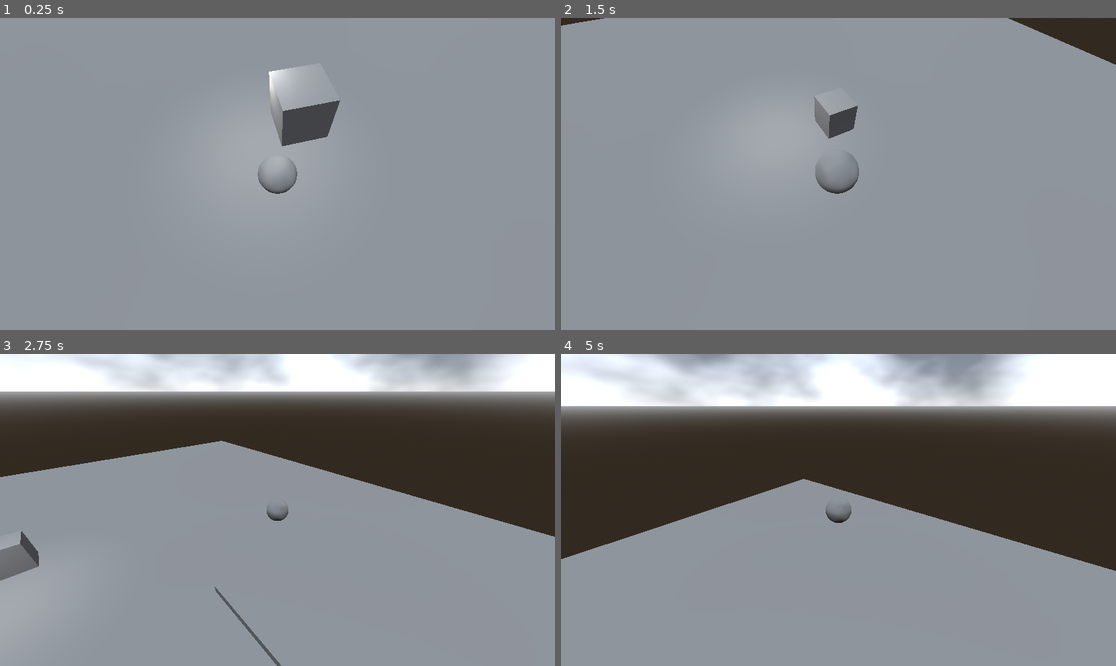
Above: before the commit, frames 1-4 (two rows, left to right).
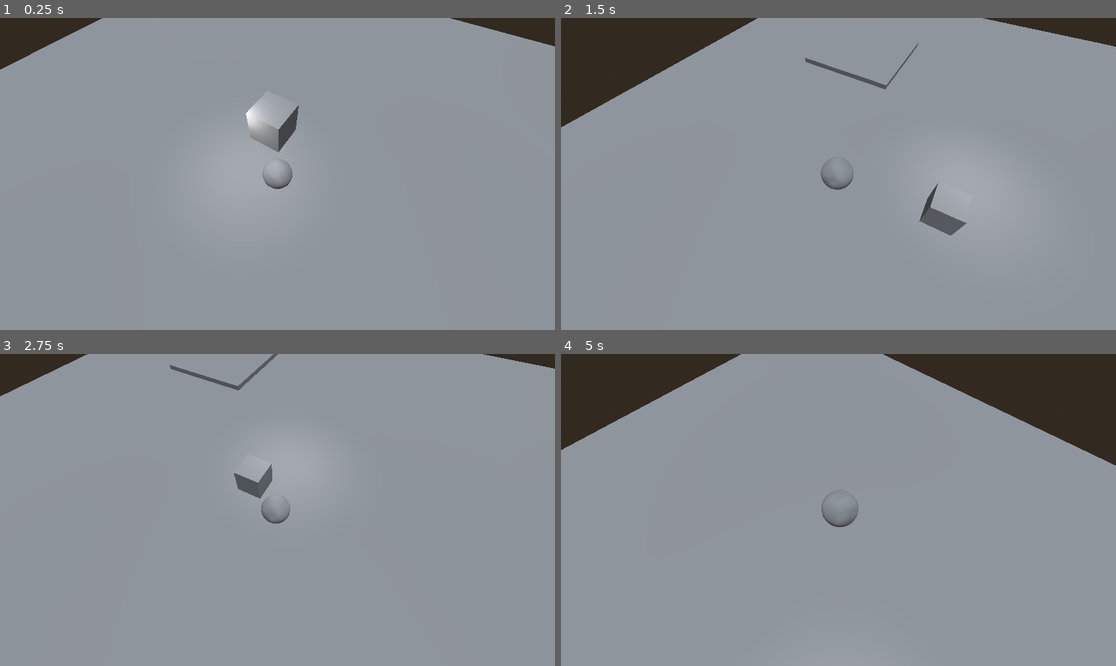
Above: after the commit, the same moments.

Repository: sjgillGit/GWJ-68
Game: Godot game, scene res://Scenes/3d_move_template.tscn
The game is run twice, just before and just after one commit, with the same random seed, the same clock (stepped at 60 frames per second) and the same inputs. The project has no main scene, so this scene is started directly.
Inputs:
- Up to frame 1 (0.25 s): no input
- Up to frame 2 (1.5 s): hold D (move_right) 0.53-1.28 s; tap Shift (move_sprint) at 0.6, 1.35 s; tap Space (move_jump) at 0.77 s; hold S (move_down) from 1.28 s (still down)
- Up to frame 3 (2.75 s): tap Space (move_jump) at 1.52 s; release S (move_down) at 2.03 s; hold D (move_right) from 2.03 s (still down); tap Shift (move_sprint) at 2.1 s
- Up to frame 4 (5 s): release D (move_right) at 2.78 s; hold W (move_up) 2.78-3.53 s; tap Shift (move_sprint) at 2.85, 3.6, 4.35 s; tap Space (move_jump) at 3.02, 3.77, 4.52 s; hold A (move_left) from 3.53 s (still down)

The runs differ from the first frame. In frame 1, 4.6% of the frame differs, in the area x 0-100%, y 0-57%; in frame 2, 8.2%; in frame 3, 39%; in frame 4, 52%, in the area x 0-100%, y 0-70%.

Commit message:
Player_Movement extracted camera-with-script to own scene. Now even more drag-n-droppable

Diff:
--- a/Scenes/3d_move_template.tscn
+++ b/Scenes/3d_move_template.tscn
@@ -1,8 +1,8 @@
 [gd_scene load_steps=16 format=3 uid="uid://cov4p6bj4wqua"]
 
 [ext_resource type="PackedScene" uid="uid://dm7ims2w6nn7q" path="res://Scenes/character_body_3d.tscn" id="1_ob18n"]
-[ext_resource type="Script" path="res://Scripts/camera.gd" id="2_easba"]
 [ext_resource type="Script" path="res://Scripts/area_enter.gd" id="3_bv0wr"]
+[ext_resource type="PackedScene" uid="uid://bp66ahbyddhoc" path="res://Scenes/camcorder.tscn" id="4_ayvgr"]
 
 [sub_resource type="Curve3D" id="Curve3D_n7ltc"]
 _data = {
@@ -50,10 +50,7 @@
 [node name="PathFollow3D" type="PathFollow3D" parent="Path3D"]
 transform = Transform3D(0.0278998, 4.494e-06, -0.999611, -2.27374e-13, 1, 4.49575e-06, 0.999611, -1.2543e-07, 0.0278998, 0, 0, 0)
 
-[node name="Camera3D" type="Camera3D" parent="Path3D/PathFollow3D"]
-transform = Transform3D(0.350939, -0.251973, 0.90186, 4.20981e-06, 0.963116, 0.269086, -0.936398, -0.094429, 0.337996, 3.63797, 1.68268, 2.29804)
-script = ExtResource("2_easba")
-is_player_movement_adjusted = true
+[node name="Camera3D" parent="Path3D/PathFollow3D" instance=ExtResource("4_ayvgr")]
 
 [node name="Player" parent="." instance=ExtResource("1_ob18n")]
 unique_name_in_owner = true
@@ -108,10 +105,7 @@
 transform = Transform3D(5, 0, 0, 0, 5, 0, 0, 0, 5, 0, 0, 0)
 shape = SubResource("BoxShape3D_diq5a")
 
-[node name="Camera3D" type="Camera3D" parent="Area3D"]
-transform = Transform3D(0.350939, -0.251973, 0.90186, 4.20981e-06, 0.963116, 0.269086, -0.936398, -0.094429, 0.337996, 1.51731, 3.10932, 1.76999)
-script = ExtResource("2_easba")
-is_player_movement_adjusted = true
+[node name="Camera3D" parent="Area3D" instance=ExtResource("4_ayvgr")]
 
 [connection signal="body_entered" from="Area3D" to="Area3D" method="_on_body_entered"]
 [connection signal="body_exited" from="Area3D" to="Area3D" method="_on_body_exited"]
--- /dev/null
+++ b/Scenes/camcorder.tscn
@@ -0,0 +1,8 @@
+[gd_scene load_steps=2 format=3 uid="uid://bp66ahbyddhoc"]
+
+[ext_resource type="Script" path="res://Scripts/camera.gd" id="1_gr4k6"]
+
+[node name="Camera3D" type="Camera3D"]
+transform = Transform3D(0.350939, -0.251973, 0.90186, 4.20981e-06, 0.963116, 0.269086, -0.936398, -0.094429, 0.337996, 1.51731, 3.10932, 1.76999)
+script = ExtResource("1_gr4k6")
+is_player_movement_adjusted = true
